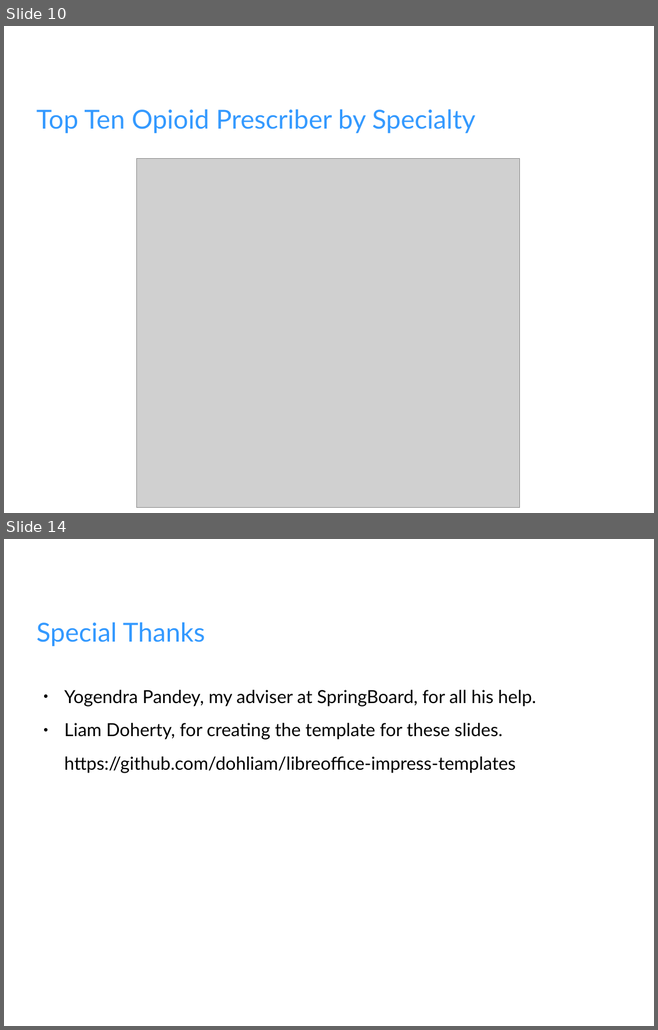
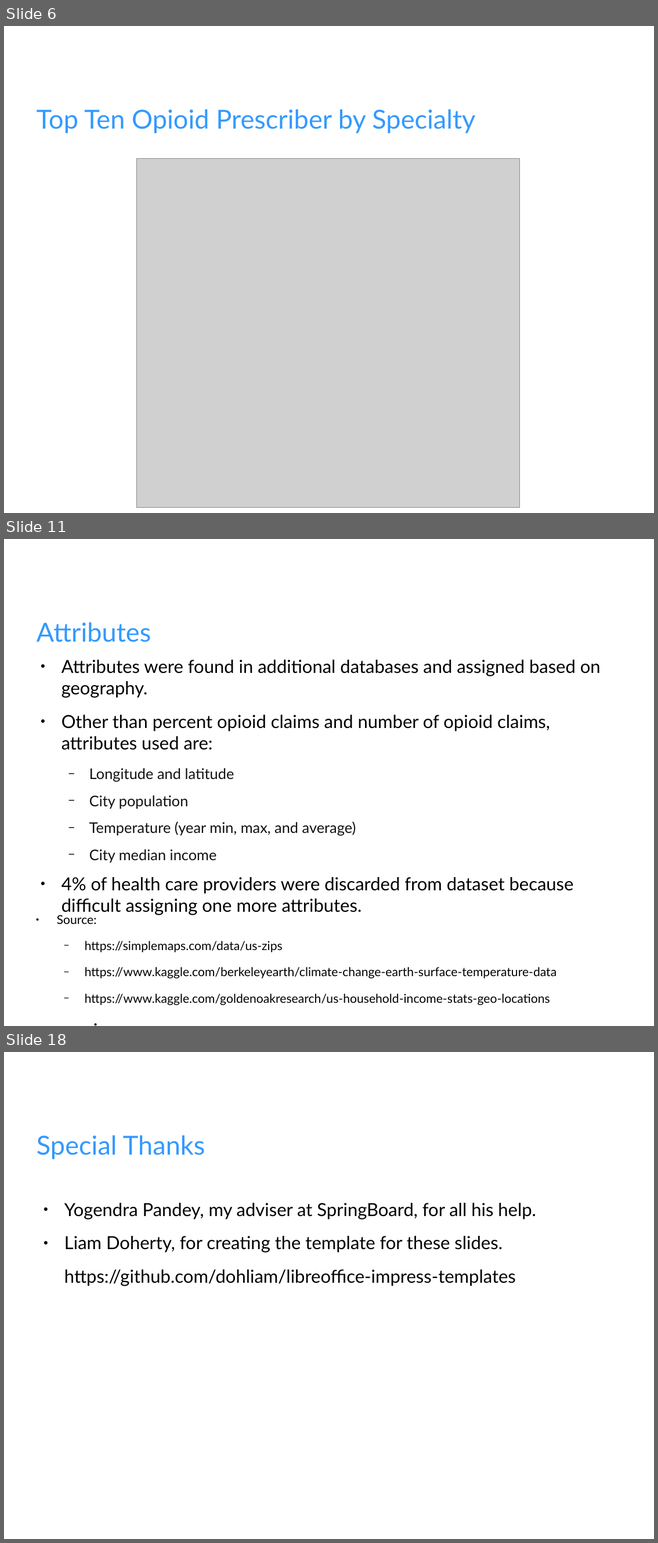
Before and after one commit to fullmetalchem15t/Springboard, a slide deck: opioid/Opoid_Slides.odp. Shown one above the other, each under a label of ours: slides 10 and 14 before the commit, slides 6, 11 and 18 after it; the slides between them are not shown. The pictures are 658x1030 and 658x1543 pixels, drawn with LibreOffice and Linux fonts; fonts in the diff are those of the drawing; grey boxes stand for pictures; background and template pictures are left out. Boxes give left, top, right and bottom in pixels: in the first picture for what was removed or moved away, otherwise in the second. Text is boxed around its words. In the diff, an @@ line names an element or a change of style, - is before the commit and + after.

Commit message:
Finished Opioid project

```diff
--- a/opioid/Opoid_Slides.odp
+++ b/opioid/Opoid_Slides.odp
@@ slide 11 added at (x1=4, y1=539, x2=654, y2=1026), background picture (left out) @@
@@ title added at (x1=36, y1=622, x2=151, y2=642), 32 pt, text #3399FF @@
+Attributes
@@ text added at (x1=61, y1=660, x2=600, y2=915), 22 pt, text #000000 @@
+● Attributes were found in additional databases and assigned based on geography.
+● Other than percent opioid claims and number of opioid claims, attributes used are:
+  − Longitude and latitude
+  − City population
+  − Temperature (year min, max, and average)
+  − City median income
+● 4% of health care providers were discarded from dataset because difficult assigning one more attributes.
@@ text added at (x1=57, y1=915, x2=557, y2=1005), 15 pt, text #000000 @@
+● Source:
+  − https://simplemaps.com/data/us-zips
+  − https://www.kaggle.com/berkeleyearth/climate-change-earth-surface-temperature-data
+  − https://www.kaggle.com/goldenoakresearch/us-household-income-stats-geo-locations
@@ what was slide 10 is now slide 6 @@
@@ what was slide 14 is now slide 18 @@
```
Also in this commit, not shown: 4 slides changed, 8 other slides added, 5 slides removed, 2 other files.
